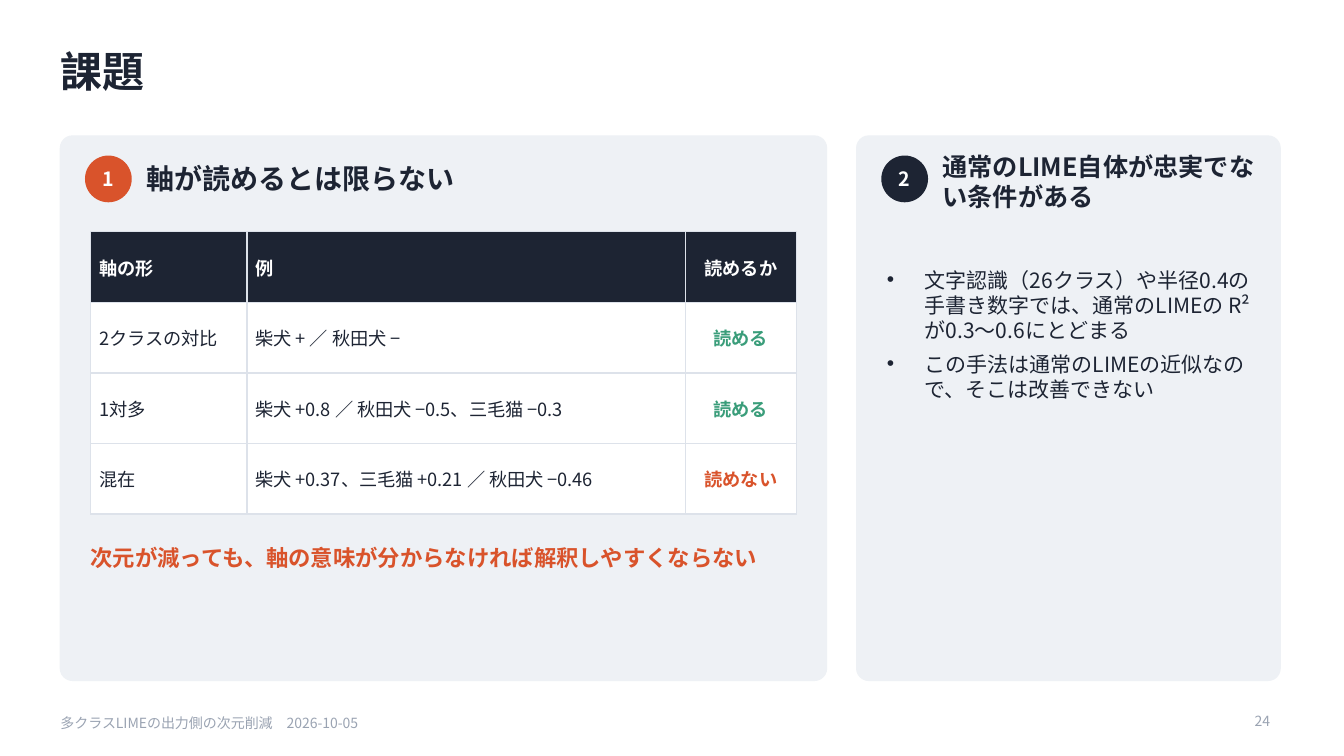
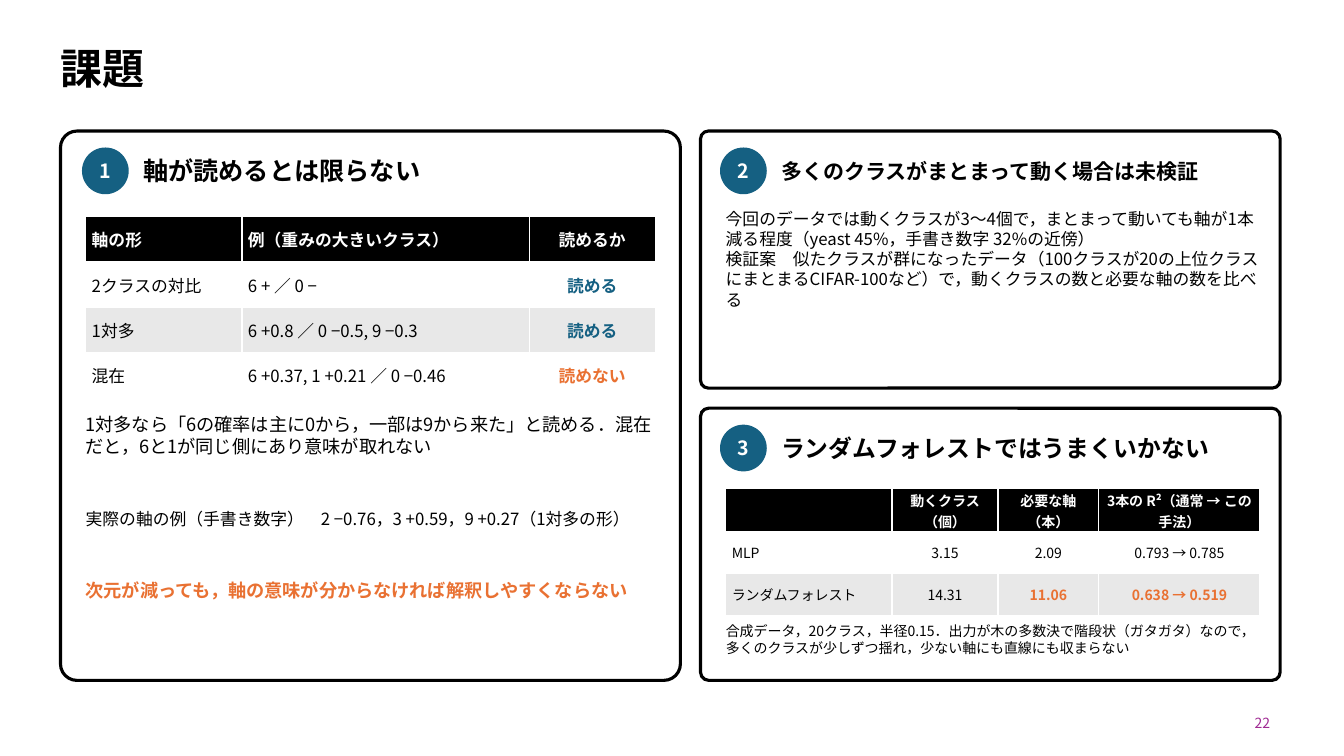
Before and after one commit to SoutaIkegame/Fisher_LIME, a slide deck: slide 22 of docs/seminar/2026-10-05_seminar.pptx (slide 24 before the commit). Drawn at 1344x756 pixels with LibreOffice and Linux fonts; fonts in the diff are those of the drawing. Boxes give left, top, right and bottom in pixels: in the first picture for what was removed or moved away, otherwise in the second. Text is boxed around its words. In the diff, an @@ line names an element or a change of style, - is before the commit and + after.

```diff
--- a/docs/seminar/2026-10-05_seminar.pptx
+++ b/docs/seminar/2026-10-05_seminar.pptx
@@ title "課題" at (60, 49, 144, 88): text colour #1D2433 to #000000; line spacing 1 to 0.9 @@
@@ rounded rectangle: place and size @@
-rounded rectangle at (60, 136, 827, 681)
+rounded rectangle at (60, 131, 681, 681)
@@ rounded rectangle at (60, 131, 681, 681): fill #EEF1F5 to none; outline #EEF1F5 1 pt to #000000 2.25 pt; proportions changed @@
@@ text "1": place and size @@
-text "1" at (103, 171, 115, 186)
+text "1" at (100, 163, 112, 178)
@@ ellipse: place and size @@
-ellipse at (86, 156, 131, 202)
+ellipse at (83, 148, 128, 194)
@@ ellipse at (83, 148, 128, 194): fill #D9532B to #156082; outline #D9532B 1 pt to #156082 1 pt @@
@@ text "軸が読めるとは限らない" at (143, 158, 420, 183): size 20 to 18 pt, text colour #1D2433 to #000000 @@
@@ rounded rectangle added at (701, 131, 1280, 388), outline #000000 2.25 pt @@
@@ text "2": place and size @@
-text "2" at (899, 171, 911, 186)
+text "2" at (738, 163, 750, 178)
@@ ellipse: place and size @@
-ellipse at (882, 156, 928, 202)
+ellipse at (721, 148, 766, 194)
@@ ellipse at (721, 148, 766, 194): fill #1D2433 to #156082; outline #1D2433 1 pt to #156082 1 pt @@
@@ rounded rectangle removed at (857, 136, 1280, 681) @@
@@ text added at (781, 161, 1199, 181), 15 pt, text #000000, bold @@
+多くのクラスがまとまって動く場合は未検証
@@ text removed at (942, 154, 1254, 179) @@
-通常のLIME自体が忠実でない条件がある
@@ table at (86, 217, 655, 398) @@
-row 1, column 2: 例
+row 1, column 2: 例（重みの大きいクラス）
-row 2, column 2: 柴犬 + ／ 秋田犬 −
+row 2, column 2: 6 + ／ 0 −
-row 3, column 2: 柴犬 +0.8 ／ 秋田犬 −0.5、三毛猫 −0.3
+row 3, column 2: 6 +0.8 ／ 0 −0.5, 9 −0.3
-row 4, column 2: 柴犬 +0.37、三毛猫 +0.21 ／ 秋田犬 −0.46
+row 4, column 2: 6 +0.37, 1 +0.21 ／ 0 −0.46
@@ fill #1D2433 to #000000 in row 1 @@
@@ fill #FFFFFF to #E8E8E8 in row 3 @@
@@ size 13 to 12 pt in "軸の形", "読めるか", "2クラスの対比", "読める" and 4 more places @@
@@ text colour #1D2433 to #000000 in "2クラスの対比", "1対多", "混在" @@
@@ text colour #3A9D7A to #156082 in "読める", "読める" @@
@@ text colour #D9532B to #E97132 in "読めない" @@
@@ borders changed @@
@@ table: place and size @@
-table at (91, 232, 797, 492)
+table at (86, 217, 655, 398)
@@ text added at (726, 211, 1259, 307), 12 pt, text #000000 @@
+今回のデータでは動くクラスが3〜4個で，まとまって動いても軸が1本減る程度（yeast 45%，手書き数字 32%の近傍）
+検証案 似たクラスが群になったデータ（100クラスが20の上位クラスにまとまるCIFAR-100など）で，動くクラスの数と必要な軸の数を比べる
@@ text removed at (925, 270, 1251, 399) @@
-• 文字認識（26クラス）や半径0.4の手書き数字では、通常のLIMEの R² が0.3〜0.6にとどまる
-• この手法は通常のLIMEの近似なので、そこは改善できない
@@ text added at (86, 415, 652, 455), 13 pt, text #000000 @@
+1対多なら「6の確率は主に0から，一部は9から来た」と読める．混在だと，6と1が同じ側にあり意味が取れない
@@ rounded rectangle added at (701, 408, 1280, 681), outline #000000 2.25 pt @@
@@ ellipse added at (721, 425, 766, 471), fill #156082, outline #156082 1 pt @@
@@ text added at (738, 440, 750, 456), 14 pt, text #FFFFFF, bold @@
+3
@@ text added at (781, 436, 1209, 459), 17 pt, text #000000, bold @@
+ランダムフォレストではうまくいかない
@@ table added at (726, 489, 1260, 616), 3 rows, 4 columns @@
+ | 動くクラス（個） | 必要な軸（本） | 3本の R²（通常 → この手法）
+MLP | 3.15 | 2.09 | 0.793 → 0.785
+ランダムフォレスト | 14.31 | 11.06 | 0.638 → 0.519
@@ text added at (86, 510, 630, 527), 12 pt, text #000000 @@
+実際の軸の例（手書き数字） 2 −0.76，3 +0.59，9 +0.27（1対多の形）
@@ text at (86, 581, 628, 600): text changed; size 16 to 13 pt; text colour #D9532B to #E97132 @@
-次元が減っても、軸の意味が分からなければ解釈しやすくならない
+次元が減っても，軸の意味が分からなければ解釈しやすくならない
@@ text added at (726, 624, 1255, 655), 10 pt, text #000000 @@
+合成データ，20クラス，半径0.15．出力が木の多数決で階段状（ガタガタ）なので，多くのクラスが少しずつ揺れ，少ない軸にも直線にも収まらない
@@ text removed at (60, 716, 359, 729) @@
-多クラスLIMEの出力側の次元削減 2026-10-05
@@ page number at (1255, 717, 1271, 728): vertical alignment top to middle @@
@@ page number at (1255, 717, 1271, 728): text changed; text colour #9AA3B2 to #A02B93 @@
-24
+22
```
Also in this commit, not shown: 21 other slides changed, 1 slide added, 11 slides removed, 5 other files.
